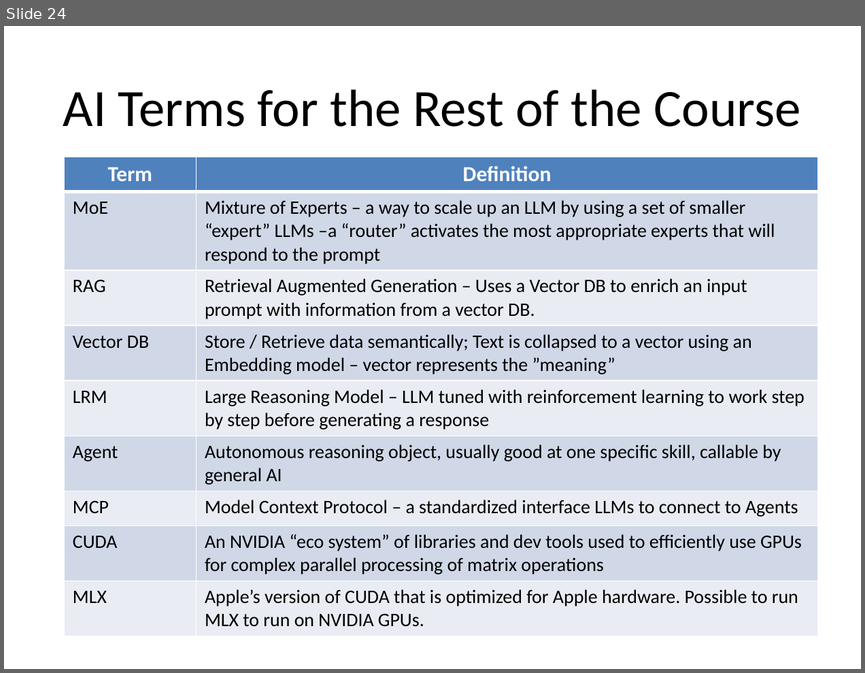
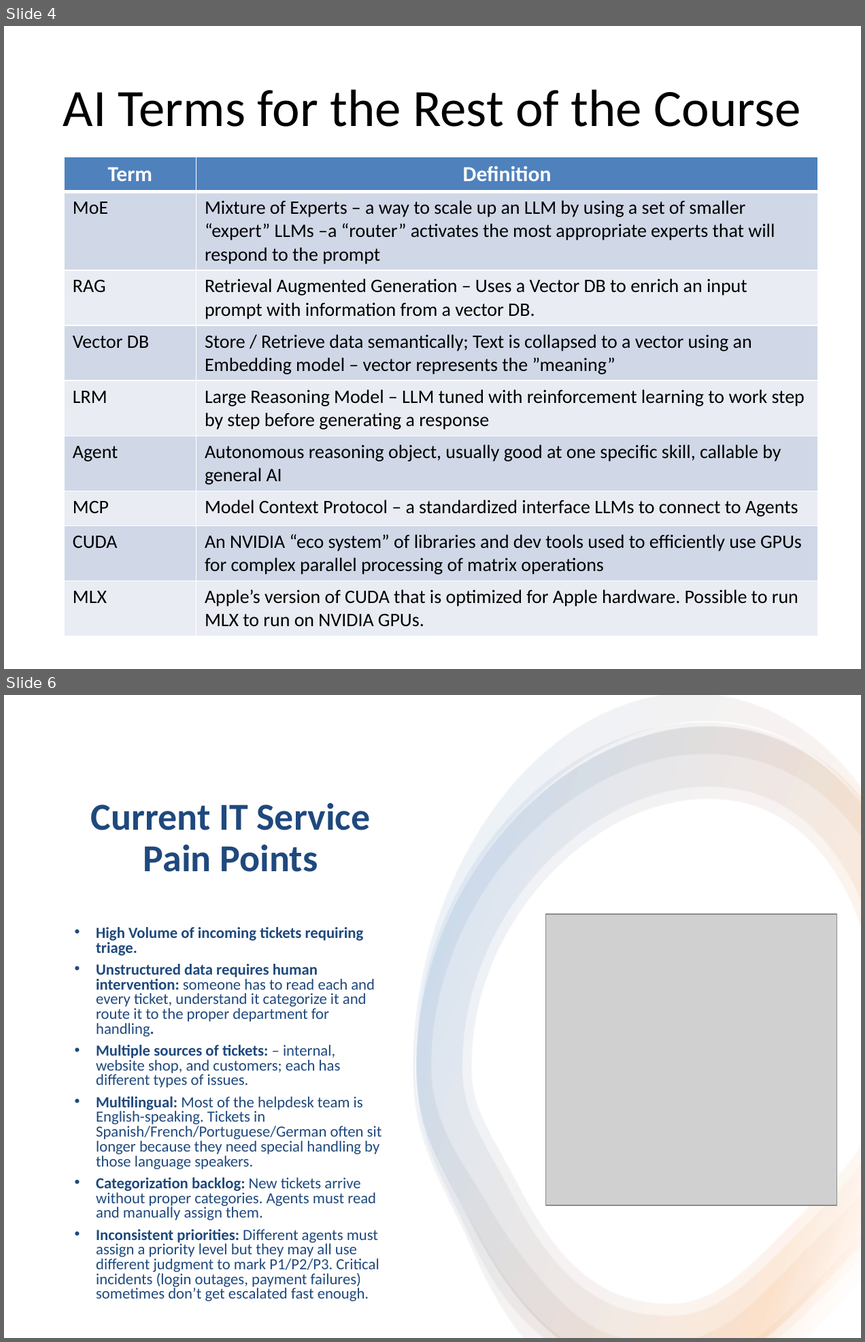
Before and after one commit to tniccum21/LLM_Class, a slide deck: Week02/Week02.pptx. Shown one above the other, each under a label of ours: slide 24 before the commit, slides 4 and 6 after it; the slides between them are not shown. The pictures are 865x673 and 865x1342 pixels, drawn with LibreOffice and Linux fonts; fonts in the diff are those of the drawing; grey boxes stand for pictures. Boxes give left, top, right and bottom in pixels: in the first picture for what was removed or moved away, otherwise in the second. Text is boxed around its words. In the diff, an @@ line names an element or a change of style, - is before the commit and + after.

Commit message:
Refactor Week02: Remove redundant files and update gitignore
- Update .gitignore to exclude Week03 and source files
- Remove old ticket triage implementation files
- Remove large dataset CSV (dataset-tickets-multi-lang3-4k.csv)
- Update Week02 PowerPoint presentation
- Keep cleaned dataset and notebook versions for reference

```diff
--- a/Week02/Week02.pptx
+++ b/Week02/Week02.pptx
@@ slide 6 added at box(4, 695, 861, 1338), background #FFFFFF @@
@@ rectangle added at box(4, 695, 861, 1338), fill #FFFFFF @@
@@ group added at box(413, 695, 861, 1338): 4 freeform shapes @@
@@ title added at box(91, 802, 371, 872), 32 pt, text #1F497D, bold @@
+Current IT Service Pain Points
@@ picture added at box(545, 915, 837, 1206) @@
@@ text added at box(96, 927, 382, 1301), 12.9 pt, text #1F497D @@
+• High Volume of incoming tickets requiring triage.
+• Unstructured data requires human intervention: someone has to read each and every ticket, understand it categorize it and route it to the proper department for handling.
+• Multiple sources of tickets: – internal, website shop, and customers; each has different types of issues.
+• Multilingual: Most of the helpdesk team is English-speaking. Tickets in Spanish/French/Portuguese/German often sit longer because they need special handling by those language speakers.
+• Categorization backlog: New tickets arrive without proper categories. Agents must read and manually assign them.
+• Inconsistent priorities: Different agents must assign a priority level but they may all use different judgment to mark P1/P2/P3. Critical incidents (login outages, payment failures) sometimes don’t get escalated fast enough.
@@ what was slide 24 is now slide 4 @@
```
Also in this commit, not shown: 3 slides changed, 13 other slides added, 22 slides removed, 5 other files.
